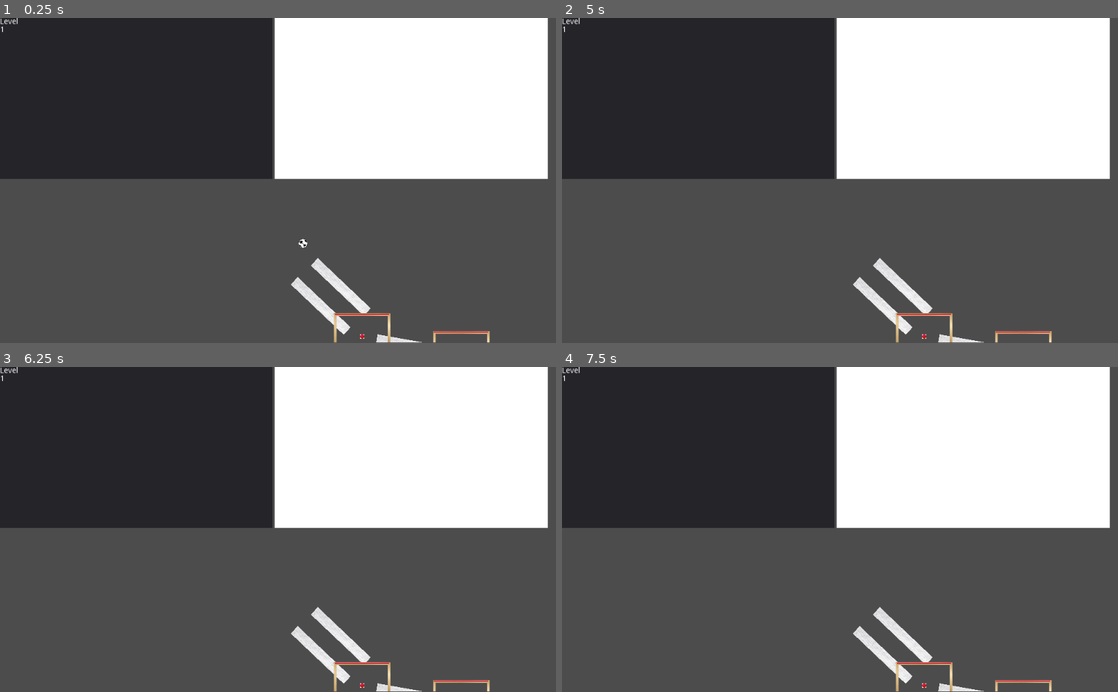
Above: before the commit, frames 1-4 (two rows, left to right).
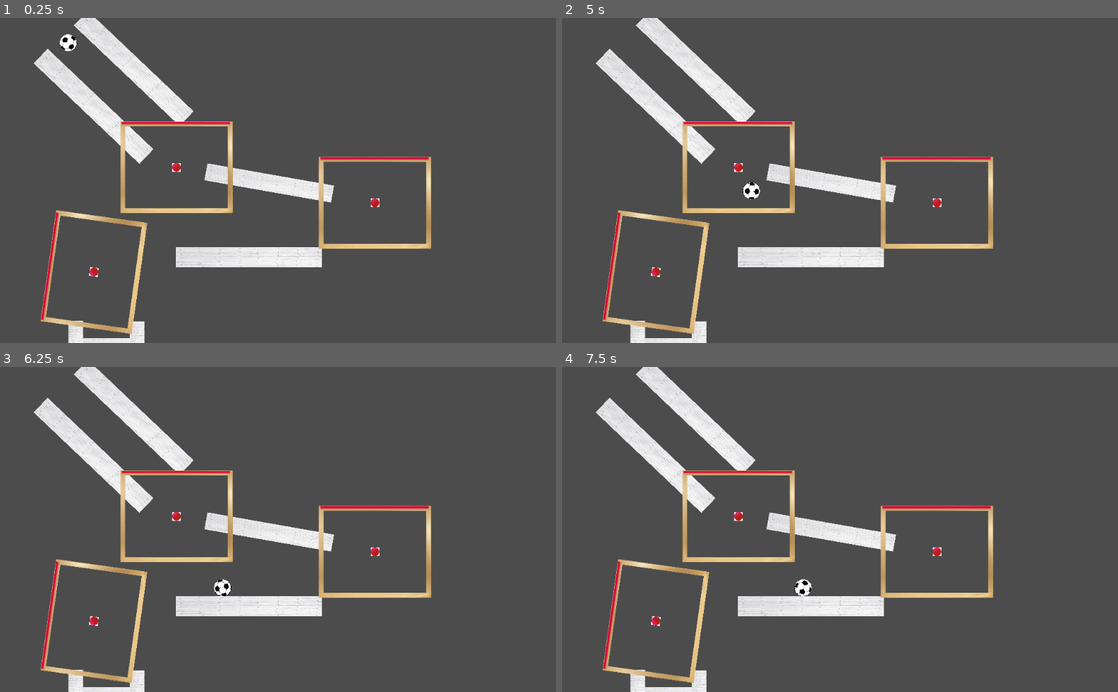
Above: after the commit, the same moments.

Repository: MariusDoe/DropInShapes
Game: Godot game, scene res://Main.tscn
The game is run twice, just before and just after one commit, with the same random seed, the same clock (stepped at 60 frames per second) and the same inputs. Before the commit the project starts from res://UI.tscn.
Inputs (mouse positions are in pixels of both pictures, inside the frame that each line leads up to):
- Up to frame 1 (0.25 s): no input
- Up to frame 2 (5 s): move the mouse to (973, 99) at 0.52 s; click (973, 99) at 0.67 s; move the mouse to (728, 196) at 1.27 s; click (728, 196) at 1.42 s; move the mouse to (895, 109) at 2.02 s; click (895, 109) at 2.17 s; move the mouse to (812, 245) at 2.77 s; click (812, 245) at 2.92 s; move the mouse to (1006, 229) at 3.52 s; click (1006, 229) at 3.67 s; move the mouse to (673, 131) at 4.27 s; click (673, 131) at 4.42 s
- Up to frame 3 (6.25 s): move the mouse to (305, 529) at 5.02 s; click (305, 529) at 5.17 s; move the mouse to (194, 448) at 5.77 s; click (194, 448) at 5.92 s
- Up to frame 4 (7.5 s): move the mouse to (962, 513) at 6.52 s; click (962, 513) at 6.67 s; move the mouse to (728, 545) at 7.27 s; click (728, 545) at 7.42 s

The runs differ from the first frame. In frame 1, 55% of the frame differs, in the area x 0-99%, y 0-100%; in frame 2, 55%; in frame 3, 55%; in frame 4, 55%.

Commit message:
Summary (required)

Diff:
--- a/src/Ball.tscn
+++ b/src/Ball.tscn
@@ -1,11 +1,8 @@
-[gd_scene load_steps=4 format=2]
+[gd_scene load_steps=3 format=2]
 
 [ext_resource path="res://football.webp" type="Texture" id=1]
 
-[sub_resource type="PhysicsMaterial" id=1]
-bounce = 0.5
-
-[sub_resource type="CircleShape2D" id=2]
+[sub_resource type="CircleShape2D" id=1]
 radius = 15.8015
 
 [node name="Ball" type="Node2D"]
@@ -13,11 +10,10 @@
 [node name="RigidBody2D" type="RigidBody2D" parent="."]
 position = Vector2( -1.02667, 0 )
 mass = 10.0
-physics_material_override = SubResource( 1 )
 
 [node name="Sprite" type="Sprite" parent="RigidBody2D"]
 scale = Vector2( 0.03, 0.03 )
 texture = ExtResource( 1 )
 
 [node name="CollisionShape2D" type="CollisionShape2D" parent="RigidBody2D"]
-shape = SubResource( 2 )
+shape = SubResource( 1 )
--- a/src/Main.tscn
+++ b/src/Main.tscn
@@ -7,7 +7,7 @@
 [node name="Main" type="Node2D"]
 
 [node name="Ball" parent="." instance=ExtResource( 1 )]
-position = Vector2( 107.873, -70.4612 )
+position = Vector2( 126.561, 42.6665 )
 
 [node name="Obstacle" parent="." instance=ExtResource( 2 )]
 position = Vector2( 246.285, 92.9697 )
--- a/src/UI.tscn
+++ b/src/UI.tscn
@@ -1,43 +1,37 @@
-[gd_scene load_steps=6 format=2]
+[gd_scene load_steps=4 format=2]
 
 [ext_resource path="res://MainViewportContainer.gd" type="Script" id=1]
 [ext_resource path="res://Main.tscn" type="PackedScene" id=2]
 [ext_resource path="res://Camera2D.gd" type="Script" id=3]
-[ext_resource path="res://Draw.gd" type="Script" id=4]
-[ext_resource path="res://GameController.gd" type="Script" id=5]
 
 [node name="UI" type="Control"]
 anchor_right = 1.0
 anchor_bottom = 1.0
-script = ExtResource( 5 )
 __meta__ = {
 "_edit_use_anchors_": false
 }
 
-[node name="VBoxContainer" type="VBoxContainer" parent="."]
+[node name="HBoxContainer" type="HBoxContainer" parent="."]
 anchor_right = 1.0
 anchor_bottom = 1.0
 margin_right = -14.272
 margin_bottom = -0.200001
 size_flags_horizontal = 3
 size_flags_vertical = 3
-__meta__ = {
-"_edit_use_anchors_": false
-}
 
-[node name="HBoxContainer" type="HBoxContainer" parent="VBoxContainer"]
-margin_right = 1009.0
+[node name="VBoxContainer" type="VBoxContainer" parent="HBoxContainer"]
+margin_right = 335.0
+margin_bottom = 599.0
+size_flags_horizontal = 3
+size_flags_vertical = 3
+
+[node name="Panel" type="Panel" parent="HBoxContainer/VBoxContainer"]
+margin_right = 335.0
 margin_bottom = 297.0
 size_flags_horizontal = 3
 size_flags_vertical = 3
 
-[node name="Panel" type="Panel" parent="VBoxContainer/HBoxContainer"]
-margin_right = 502.0
-margin_bottom = 297.0
-size_flags_horizontal = 3
-size_flags_vertical = 3
-
-[node name="RichTextLabel" type="RichTextLabel" parent="VBoxContainer/HBoxContainer/Panel"]
+[node name="RichTextLabel" type="RichTextLabel" parent="HBoxContainer/VBoxContainer/Panel"]
 margin_right = 40.0
 margin_bottom = 40.0
 size_flags_horizontal = 3
@@ -48,33 +42,28 @@
 "_edit_use_anchors_": false
 }
 
-[node name="Draw" type="TextureRect" parent="VBoxContainer/HBoxContainer"]
-margin_left = 506.0
-margin_right = 1009.0
-margin_bottom = 297.0
+[node name="TextureRect" type="TextureRect" parent="HBoxContainer/VBoxContainer"]
+margin_top = 301.0
+margin_right = 335.0
+margin_bottom = 599.0
 size_flags_horizontal = 3
 size_flags_vertical = 3
-script = ExtResource( 4 )
-__meta__ = {
-"_edit_use_anchors_": false
-}
 
-[node name="MainViewportContainer" type="ViewportContainer" parent="VBoxContainer"]
-margin_top = 301.0
+[node name="MainViewportContainer" type="ViewportContainer" parent="HBoxContainer"]
+margin_left = 339.0
 margin_right = 1009.0
 margin_bottom = 599.0
 size_flags_horizontal = 3
 size_flags_vertical = 3
+size_flags_stretch_ratio = 2.0
 script = ExtResource( 1 )
 
-[node name="Viewport" type="Viewport" parent="VBoxContainer/MainViewportContainer"]
+[node name="Viewport" type="Viewport" parent="HBoxContainer/MainViewportContainer"]
 size = Vector2( 300, 200 )
 handle_input_locally = false
 render_target_update_mode = 3
 
-[node name="Main" parent="VBoxContainer/MainViewportContainer/Viewport" instance=ExtResource( 2 )]
+[node name="Main" parent="HBoxContainer/MainViewportContainer/Viewport" instance=ExtResource( 2 )]
 
-[node name="Camera2D" type="Camera2D" parent="VBoxContainer/MainViewportContainer/Viewport"]
+[node name="Camera2D" type="Camera2D" parent="HBoxContainer/MainViewportContainer/Viewport"]
 script = ExtResource( 3 )
-[connection signal="done_drawing" from="VBoxContainer/HBoxContainer/Draw" to="." method="_on_Draw_done_drawing"]
-[connection signal="gui_input" from="VBoxContainer/HBoxContainer/Draw" to="VBoxContainer/HBoxContainer/Draw" method="_on_Draw_gui_input"]
--- a/src/project.godot
+++ b/src/project.godot
@@ -21,8 +21,13 @@
 [application]
 
 config/name="Src"
-run/main_scene="res://UI.tscn"
+run/main_scene="res://Main.tscn"
 config/icon="res://icon.png"
+
+[display]
+
+window/stretch/mode="viewport"
+window/stretch/aspect="keep"
 
 [rendering]
 
